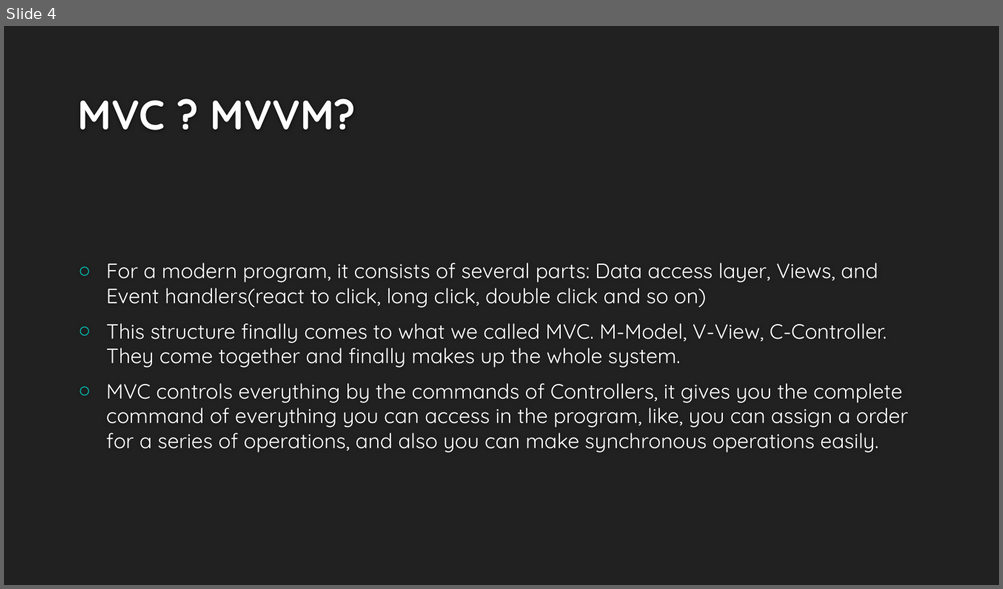
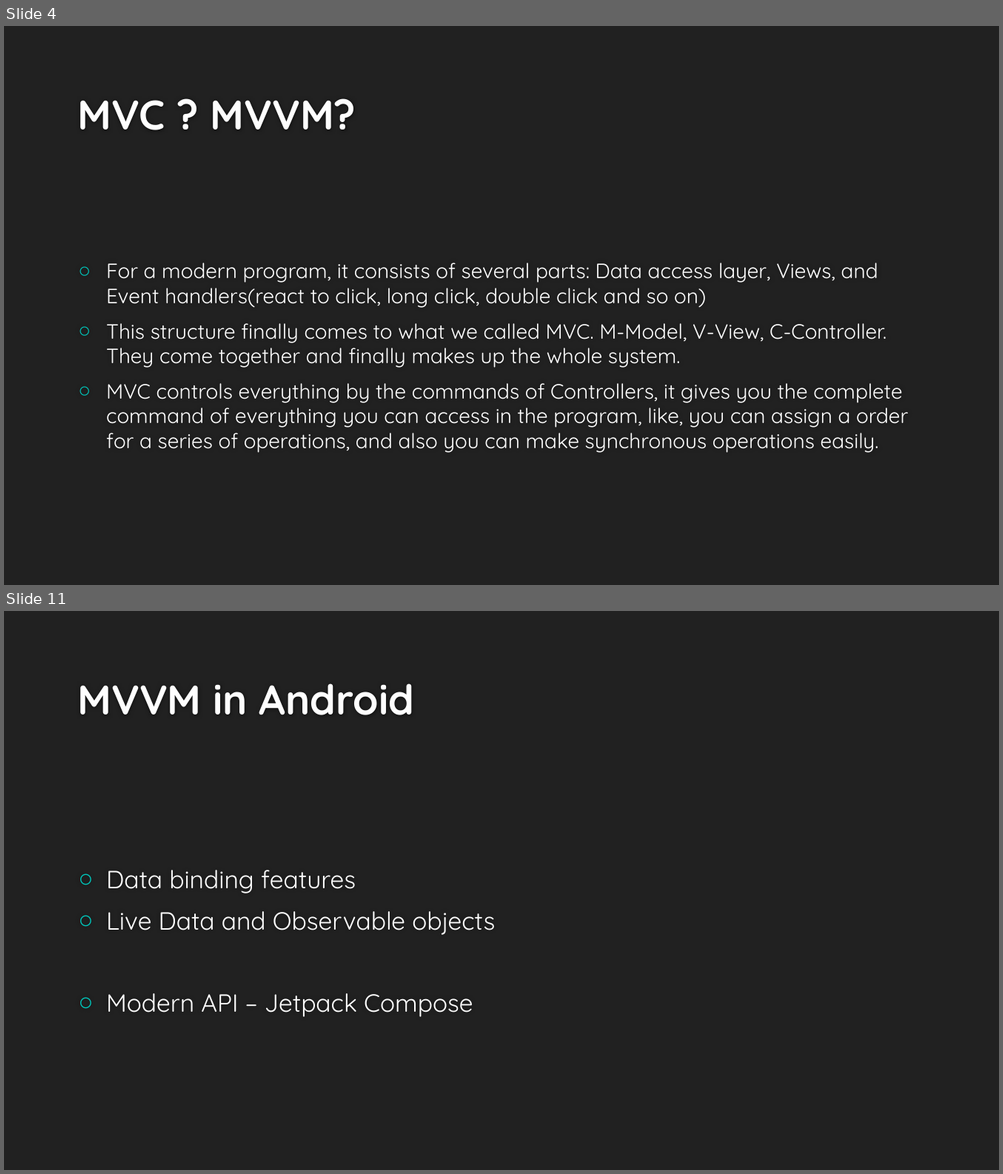
Before and after one commit to czf0613/android-tutorial, a slide deck: ppt/MVVM in Application programming.pptx. Shown one above the other, each under a label of ours: slide 4 before the commit, slides 4 and 11 after it; the slides between them are not shown. The pictures are 1003x589 and 1003x1174 pixels, drawn with LibreOffice and Linux fonts; fonts in the diff are those of the drawing; background and template pictures are left out. Boxes give left, top, right and bottom in pixels: in the first picture for what was removed or moved away, otherwise in the second. Text is boxed around its words. In the diff, an @@ line names an element or a change of style, - is before the commit and + after.

Commit message:
update MVVM

```diff
--- a/ppt/MVVM in Application programming.pptx
+++ b/ppt/MVVM in Application programming.pptx
@@ slide 11 added at <box>4,611,999,1170</box>, background #212121 @@
@@ title added at <box>77,684,414,715</box>, 40 pt, text #FEFEFE, bold @@
+MVVM in Android
@@ text added at <box>106,870,495,1017</box>, 24 pt, text #FFFFFF @@
+○ Data binding features
+○ Live Data and Observable objects
+○ Modern API – Jetpack Compose
```
Also in this commit, not shown: 2 slides changed, 4 other slides added, 1 slide removed.
